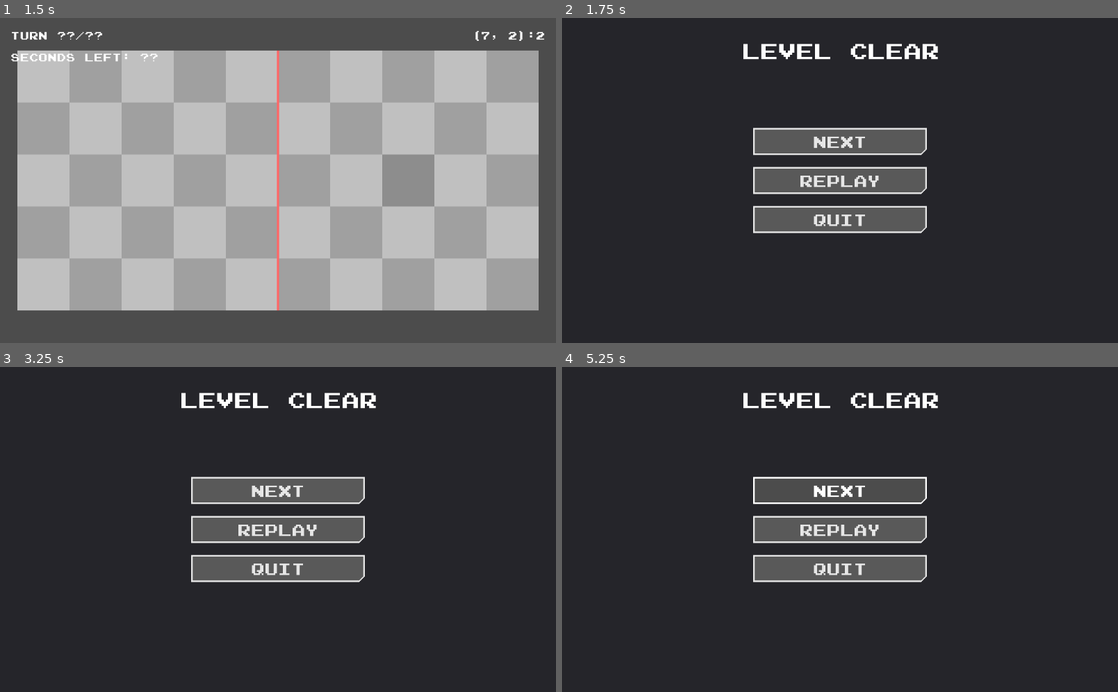
Above: before the commit, frames 1-4 (two rows, left to right).
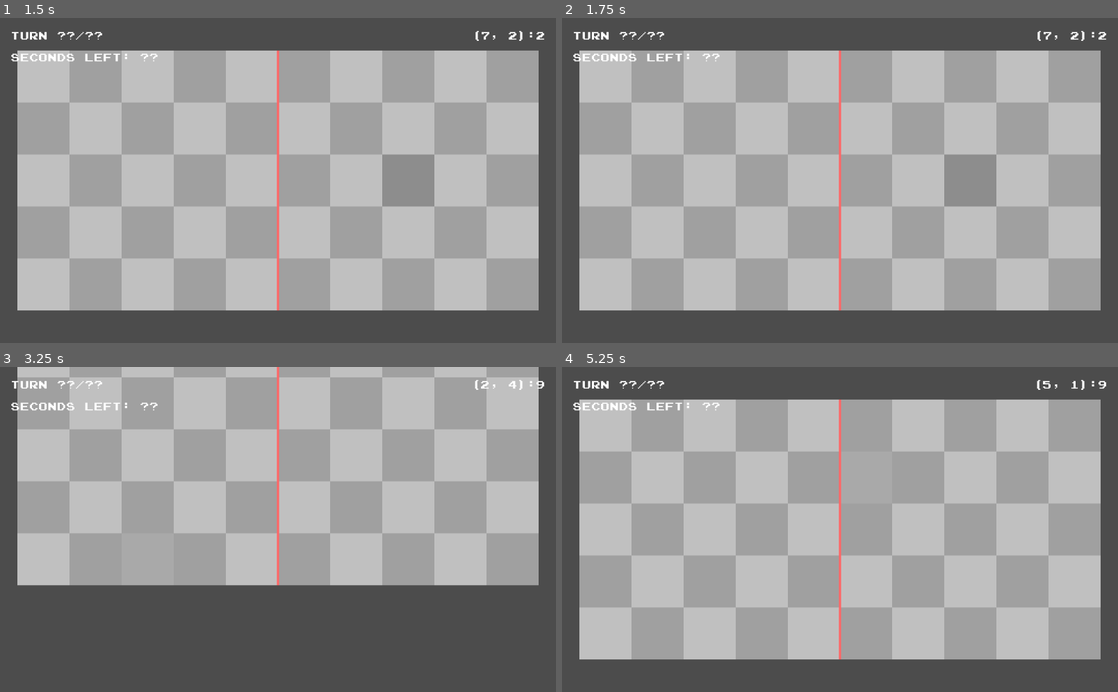
Above: after the commit, the same moments.

Repository: Exospud/Ephemera
Game: Godot game, scene res://screens/win/WinScreen.tscn
Two runs of this game, one before a commit and one after it. Both use one fixed random seed, a clock stepped at 60 frames per second and the inputs below. This scene is started directly instead of the project's main scene.
Inputs (mouse positions are in pixels of both pictures, inside the frame that each line leads up to):
- Up to frame 1 (1.5 s): click "REplay" at 0.5 s; tap Enter (ui_accept) at 1.25 s; move the mouse to (400, 164) at 1.27 s; hold Right (ui_right) from 1.28 s (still down); hold R from 1.28 s (still down)
- Up to frame 2 (1.75 s): keep holding Right (ui_right); keep holding R; tap Enter (ui_accept) at 1.52 s
- Up to frame 3 (3.25 s): release Right (ui_right) at 2 s; release R at 2 s; click (278, 529) at 2 s, where only the run before the commit has a clickable "REplay"; tap Enter (ui_accept) at 2.75, 3.02 s; move the mouse to (166, 545) at 2.77 s; hold Down (ui_down) from 2.78 s (still down); tap R at 2.85 s
- Up to frame 4 (5.25 s): release Down (ui_down) at 3.5 s; click (840, 529) at 3.5 s, where only the run before the commit has a clickable "REplay"; tap Enter (ui_accept) at 4.25 s; move the mouse to (895, 458) at 4.27 s; hold Right (ui_right) 4.28-5 s; hold R 4.28-5 s; click (840, 490) at 5 s, where only the run before the commit has a clickable "Next"

Frame 1 is identical in both runs. In frame 2, 100% of the frame differs, in the area x 0-100%, y 0-100%; in frame 3, 100%; in frame 4, 100%.
Error in both runs: Invalid get index '-1' (on base: 'Dictionary'). (res://game/stage/Stage.gd:22)

Commit message:
FInished level unlocking system

Diff:
--- a/assets/ui/imagebutton/UnitButton.gd
+++ b/assets/ui/imagebutton/UnitButton.gd
@@ -3,7 +3,7 @@
 
 export(Texture) var texture = preload("res://assets/missing.png")
 export var label_text := ""
-export(Level.Spawns) var spawn : int
+export(Properties.Units) var spawn : int
 
 onready var _stage := $"../../../Stage"
 
--- a/game/entities/towers/Cannon/Cannon.tscn
+++ b/game/entities/towers/Turret/Turret.tscn
@@ -1,7 +1,7 @@
 [gd_scene load_steps=3 format=2]
 
 [ext_resource path="res://game/entities/towers/Tower.tscn" type="PackedScene" id=1]
-[ext_resource path="res://game/entities/towers/Cannon/cannon.png" type="Texture" id=2]
+[ext_resource path="res://game/entities/towers/Turret/turret.png" type="Texture" id=2]
 
 [node name="Cannon" instance=ExtResource( 1 )]
 
--- a/game/levels/Level.gd
+++ b/game/levels/Level.gd
@@ -1,25 +1,10 @@
 class_name Level extends Node2D
 
-enum Spawns {SNIDER, SNASER}
-
-## Dictionary of assets for spawnable units
-const spawn_assets = {
-	Spawns.SNIDER: {
-		"cost": 1,
-		"scene": preload("res://game/entities/units/snider/Snider.tscn"),
-		"texture": preload("res://game/entities/units/Snider/snider.png")
-	},
-	Spawns.SNASER: {
-		"cost": 2,
-		"scene": preload("res://game/entities/units/Snaser/Snaser.tscn"),
-		"texture": preload("res://game/entities/units/Snaser/snaser.png")
-	}
-}
 
 export var max_turns := 10
 export var base_turn_duration := 15
 export var base_energy_gen := 5
-export(Array, Spawns) var spawnable := [Spawns.SNIDER]
+export(Array, int) var spawnable = []
 
 onready var _map := $"../Map"
 
@@ -47,7 +32,7 @@
 #$ Spawns an entity at the specified cell if possible
 func spawn_entity(cell: Vector2, unit: int):
 	if cell_available(cell):
-		var entity : Entity = spawn_assets[unit].scene.instance()
+		var entity : Entity = Properties.unit_assets[unit].scene.instance()
 		add_child(entity)
 		entity.set_cell(cell)
 
--- a/game/levels/TestLevel.tscn
+++ b/game/levels/TestLevel.tscn
@@ -3,28 +3,28 @@
 [ext_resource path="res://game/levels/Level.tscn" type="PackedScene" id=1]
 [ext_resource path="res://game/entities/towers/Capacitor/Capacitor.tscn" type="PackedScene" id=2]
 [ext_resource path="res://game/entities/towers/Autocannon/Autocannon.tscn" type="PackedScene" id=3]
-[ext_resource path="res://game/entities/towers/Cannon/Cannon.tscn" type="PackedScene" id=4]
+[ext_resource path="res://game/entities/towers/Turret/Turret.tscn" type="PackedScene" id=4]
 [ext_resource path="res://game/entities/towers/Barricade/Barricade.tscn" type="PackedScene" id=5]
 
 [node name="Level" instance=ExtResource( 1 )]
 spawnable = [ 0, 1 ]
 
-[node name="Cannon" parent="." index="0" instance=ExtResource( 4 )]
+[node name="Turret" parent="." index="0" instance=ExtResource( 4 )]
 cell = Vector2( 9, 0 )
 
-[node name="Cannon2" parent="." index="1" instance=ExtResource( 4 )]
+[node name="Turret2" parent="." index="1" instance=ExtResource( 4 )]
 cell = Vector2( 8, 1 )
 
-[node name="Cannon3" parent="." index="2" instance=ExtResource( 4 )]
+[node name="Turret3" parent="." index="2" instance=ExtResource( 4 )]
 cell = Vector2( 7, 1 )
 
-[node name="Cannon4" parent="." index="3" instance=ExtResource( 4 )]
+[node name="Turret4" parent="." index="3" instance=ExtResource( 4 )]
 cell = Vector2( 8, 4 )
 
-[node name="Cannon5" parent="." index="4" instance=ExtResource( 4 )]
+[node name="Turret5" parent="." index="4" instance=ExtResource( 4 )]
 cell = Vector2( 6, 0 )
 
-[node name="Cannon6" parent="." index="5" instance=ExtResource( 4 )]
+[node name="Turret6" parent="." index="5" instance=ExtResource( 4 )]
 cell = Vector2( 8, 0 )
 
 [node name="Capacitor" parent="." index="6" instance=ExtResource( 2 )]
--- a/game/stage/Stage.gd
+++ b/game/stage/Stage.gd
@@ -19,7 +19,7 @@
 
 ## Called when the node enters the scene tree for the first time.
 func _ready():
-	var new_level = Properties.level_assets[Properties.current_level].instance()
+	var new_level = Properties.level_assets[Properties.current_level].scene.instance()
 	add_child(new_level)
 	_level = new_level
 
@@ -60,7 +60,7 @@
 	if selected_unit < 0:
 		return
 
-	var cost : int = Level.spawn_assets[selected_unit].cost
+	var cost : int = Properties.unit_assets[selected_unit].cost
 
 	if energy < cost:
 		return
@@ -121,6 +121,8 @@
 
 func _end_game():
 	if get_tree().get_nodes_in_group(str(Entity.Alignment.ENEMY)).empty():
+		var level_unlocks : Array = Properties.level_assets[Properties.current_level].unlocks.levels
+		Properties.unlocked_levels.append_array(level_unlocks)
 		get_tree().change_scene("res://screens/win/WinScreen.tscn")
 	else:
 		get_tree().change_scene("res://screens/loss/LossScreen.tscn")
--- a/global/Properties.gd
+++ b/global/Properties.gd
@@ -1,25 +1,82 @@
 extends Node
 
-enum Levels {TEST_LEVEL, LEVEL_1, LEVEL_2, LEVEL_3}
 
-## Dictionary of preloaded level assets
-const level_assets = {
-	Levels.TEST_LEVEL: preload("res://game/levels/TestLevel.tscn"),
-	Levels.LEVEL_1: preload("res://game/levels/TestLevel.tscn"),
-	Levels.LEVEL_2: preload("res://game/levels/TestLevel.tscn"),
-	Levels.LEVEL_3: preload("res://game/levels/TestLevel.tscn")
+enum Units {SNIDER, SNASER}
+
+## Dictionary of assets for spawnable units
+const unit_assets := {
+	Units.SNIDER: {
+		"name": "Snider",
+		"desc": "Basic melee attacker. No exceptional stats or abilities.",
+		"cost": 1,
+		"scene": preload("res://game/entities/units/snider/Snider.tscn"),
+		"texture": preload("res://game/entities/units/Snider/snider.png")
+	},
+	Units.SNASER: {
+		"name": "Snaser",
+		"desc": "Ranged attacker that shoots plasma bolts. Pew pew.",
+		"cost": 2,
+		"scene": preload("res://game/entities/units/Snaser/Snaser.tscn"),
+		"texture": preload("res://game/entities/units/Snaser/snaser.png")
+	}
 }
 
-var unlocked_levels := [Levels.TEST_LEVEL, Levels.LEVEL_1, Levels.LEVEL_2, Levels.LEVEL_3]
-var current_level : int = -1
+
+enum Towers {CAPACITOR, TURRET, AUTOCANNON, BARRICADE}
+
+const tower_assets := {
+	Towers.CAPACITOR: {
+		"name": "Capacitor",
+		"desc": "Powers adjacent 4 tiles. Cannot Attack. Destroy all of these to win.",
+		"texture": preload("res://game/entities/towers/Capacitor/capacitor.png")
+	},
+	Towers.TURRET: {
+		"name": "Turret",
+		"desc": "Crudely constructed defensive tower. Slowly fires plasma bolts.",
+		"texture": preload("res://game/entities/towers/Turret/turret.png")
+	},
+	Towers.AUTOCANNON: {
+		"name": "Autocannon",
+		"desc": "Powerful defensive tower. Rapidly fires plasma bolts.",
+		"texture": preload("res://game/entities/towers/Autocannon/autocannon.png")
+	},
+	Towers.BARRICADE: {
+		"name": "Barricade",
+		"desc": "Defensive structure with high health. Cannot attack.",
+		"texture": preload("res://game/entities/towers/Barricade/barricade.png")
+	},
+}
 
 
-## Called when the node enters the scene tree for the first time.
-func _ready():
-	var s = Levels.TEST_LEVEL
-	print(str(s))
+enum Levels {LEVEL_1, LEVEL_2, LEVEL_3}
 
+## Dictionary of assets for levels
+const level_assets := {
+	Levels.LEVEL_1: {
+		"scene": preload("res://game/levels/TestLevel.tscn"),
+		"unlocks": {
+			"units": [Units.SNIDER],
+			"towers": [Towers.CAPACITOR, Towers.TURRET],
+			"levels": [Levels.LEVEL_2]
+		}
+	},
+	Levels.LEVEL_2: {
+		"scene": preload("res://game/levels/TestLevel.tscn"),
+		"unlocks": {
+			"units": [Units.SNASER],
+			"towers": [Towers.BARRICADE],
+			"levels": [Levels.LEVEL_3]
+		}
+	},
+	Levels.LEVEL_3: {
+		"scene": preload("res://game/levels/TestLevel.tscn"),
+		"unlocks": {
+			"units": [],
+			"towers": [Towers.AUTOCANNON],
+			"levels": []
+		}
+	},
+}
 
-## Called every frame. 'delta' is the elapsed time since the previous frame.
-#func _process(delta):
-#	pass
+var unlocked_levels := [Levels.LEVEL_1]
+var current_level : int = -1
--- a/screens/play/SelectButtons.gd
+++ b/screens/play/SelectButtons.gd
@@ -15,7 +15,7 @@
 	## Generating buttons according to units allowed in current level
 	for i in range(0, level.spawnable.size()):
 		var unit_button = PL_UNIT_BUTTON.instance()
-		var spawn = level.spawn_assets[level.spawnable[i]]
+		var spawn = Properties.unit_assets[level.spawnable[i]]
 		unit_button.texture = spawn.texture
 		unit_button.label_text = spawn.cost
 		unit_button.spawn = level.spawnable[i]
--- a/screens/win/WinScreen.gd
+++ b/screens/win/WinScreen.gd
@@ -12,7 +12,12 @@
 
 ## Initializes and plays the next available level
 func _next_level():
-	print("Not implemented yet :(")
+	var level_unlocks : Array = Properties.level_assets[Properties.current_level].unlocks.levels
+
+	if not level_unlocks.empty():
+		Properties.current_level = level_unlocks[0]
+
+	get_tree().change_scene("res://screens/play/PlayScreen.tscn")
 
 
 ## Renitializes and replays the last attempted level
Renamed: game/entities/towers/Cannon/cannon.png -> game/entities/towers/Turret/turret.png
Not shown, changed: game/entities/towers/Turret/turret.png.import
